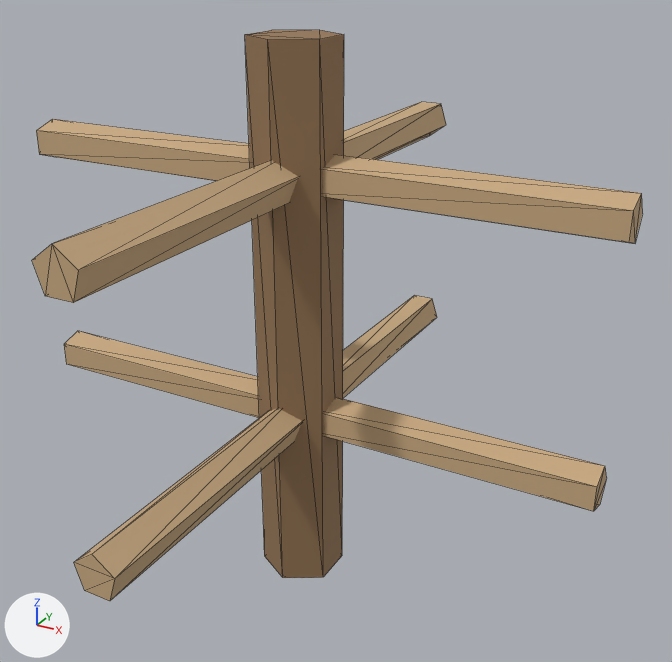
The glTF model assets/3d/models/pen_fence_0f.glb, before and after one commit.
Both versions are drawn from a 50 mm lens placed at (0.715, -1.178, 1.045), pointed at (0.053, 0.026, 0.444). Every picture has the same lights, and +X, +Y and +Z are marked at lower left. The older version comes first. Mesh edges are drawn as thin lines. Vertices at exactly the same position are counted once.

Script lines for the objects in view, before the commit:
```python
me_pen_fence_0f = bpy.data.meshes.new('pen_fence_0f')
me_pen_fence_0f.from_pydata(...)  # 90 vertices, 148 faces; spans x -0.5..0.5, y -0.5..0.5, z 0.0..0.9
# faces by material slot: [20, 128]
me_pen_fence_0f.materials.append(mat_trunk)  # brown #957655
me_pen_fence_0f.materials.append(mat_wood)  # beige #c8aa81
ob_pen_fence_0f = bpy.data.objects.new('pen_fence_0f', me_pen_fence_0f)
ob_pen_fence_0f.location = (0.0, 0.0, 0.0)
```
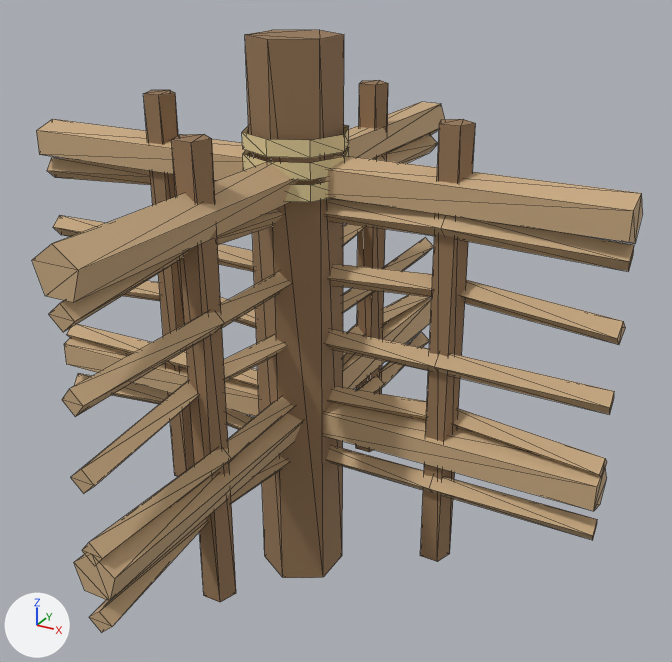
What the commit changed:
Material 'thatch' (mat_thatch) is new.
Its base color is (0.78, 0.64, 0.33) (beige #e5d19b).
Its roughness is 0.85.
me_pen_fence_0f is used by ob_pen_fence_0f; location (0.0, 0.0, 0.0).
me_pen_fence_0f had 90 vertices, 148 faces and spanned x -0.5..0.5, y -0.5..0.5, z 0.0..0.9.
me_pen_fence_0f now has 418 vertices, 660 faces and spans x -0.501..0.501, y -0.501..0.501, z 0.0..0.9.
me_pen_fence_0f part 1: a new loose piece, a 5-sided cylinder along z spanning x -0.025..0.025, y 0.229..0.276, z 0.1..0.8, in mat_trunk (brown #957655).
me_pen_fence_0f part 2: a new loose piece, a 5-sided cylinder along z spanning x 0.225..0.275, y -0.021..0.026, z 0.1..0.8, in mat_trunk (brown #957655).
me_pen_fence_0f part 3: a new loose piece, a 5-sided cylinder along z spanning x -0.025..0.025, y -0.271..-0.224, z 0.1..0.8, in mat_trunk (brown #957655).
me_pen_fence_0f part 4: a new loose piece, a 5-sided cylinder along z spanning x -0.275..-0.225, y -0.021..0.026, z 0.1..0.8, in mat_trunk (brown #957655).
me_pen_fence_0f part 5: 288 vertices added at x -0.501..0.501, y -0.501..0.501, z 0.212..0.767.
me_pen_fence_0f gains material mat_thatch (beige #e5d19b).

Location of each change, (x1, y1, x2, y2) in pixels of the pictures (672 x 662 px):
'pen_fence_0f', reshaped: before (32, 30, 643, 601); after (32, 30, 643, 633)
part 1 of me_pen_fence_0f, added (brown): after (356, 80, 388, 452)
part 2 of me_pen_fence_0f, added (brown): after (420, 119, 475, 562)
part 3 of me_pen_fence_0f, added (brown): after (171, 134, 236, 602)
part 4 of me_pen_fence_0f, added (brown): after (143, 90, 194, 477)
part 5 of me_pen_fence_0f, added (beige): after (47, 125, 634, 633)
